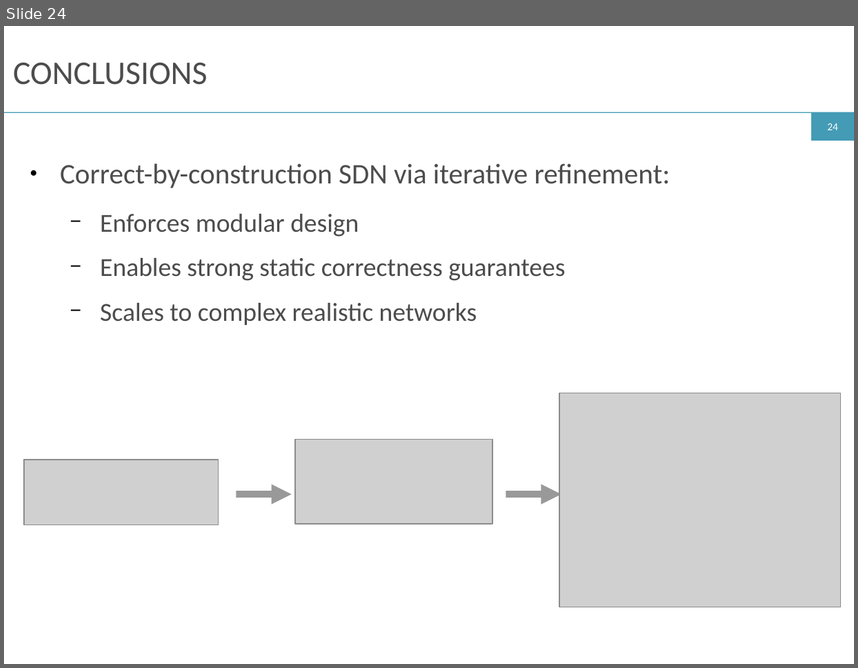
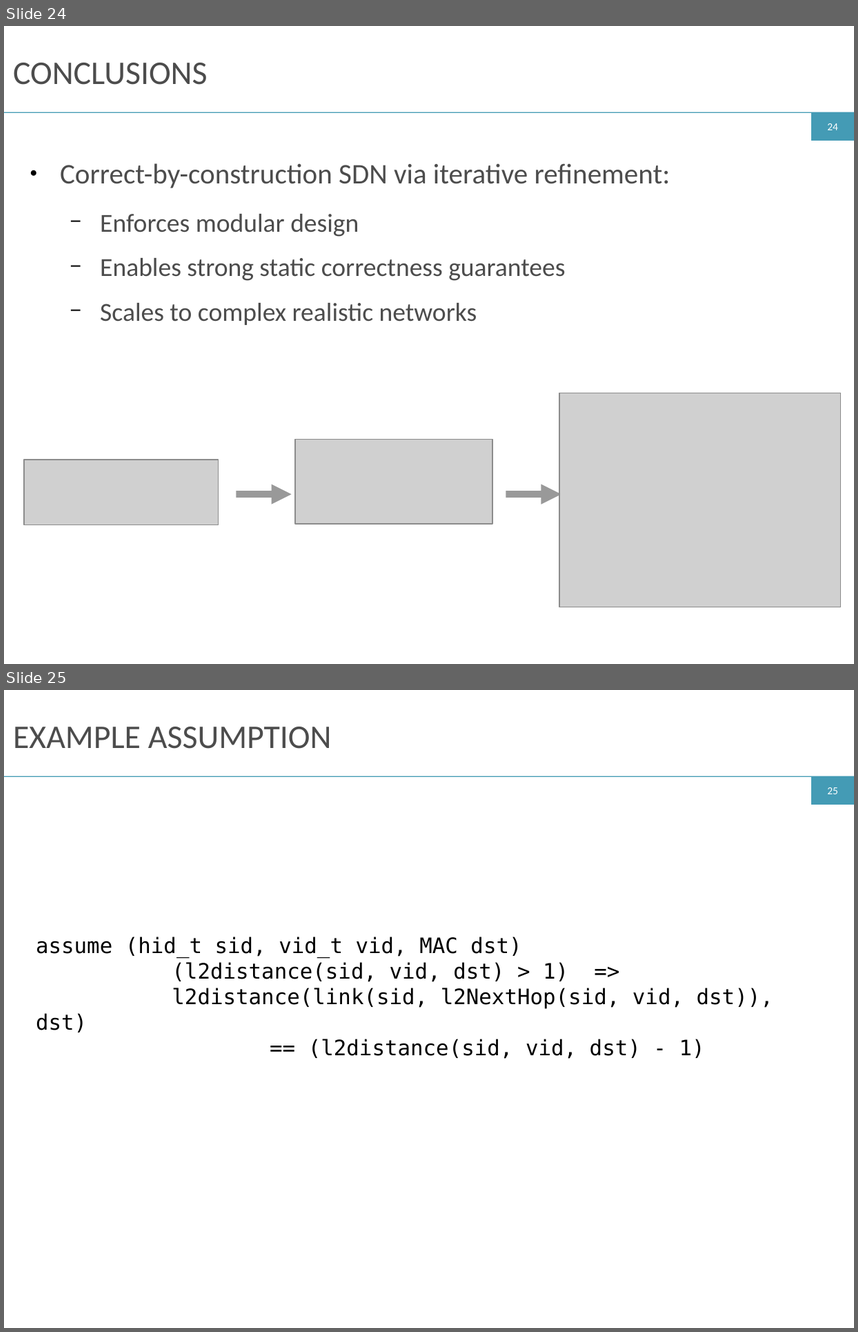
Before and after one commit to ryzhyk/cocoon, a slide deck: doc/netpl16/talk/cocoon.odp. Shown one above the other, each under a label of ours: slide 24 before the commit, slides 24 and 25 after it. The pictures are 858x668 and 858x1332 pixels, drawn with LibreOffice and Linux fonts; fonts in the diff are those of the drawing; grey boxes stand for pictures. Boxes give left, top, right and bottom in pixels: in the first picture for what was removed or moved away, otherwise in the second. Text is boxed around its words. In the diff, an @@ line names an element or a change of style, - is before the commit and + after.

```diff
--- a/doc/netpl16/talk/cocoon.odp
+++ b/doc/netpl16/talk/cocoon.odp
@@ slide 25 added at [4,690,854,1328], background #FFFFFF; not listed: 3 template elements that a slide beside it also shows @@
@@ title added at [13,727,332,749], 28 pt, text #4C4C4C @@
+EXAMPLE ASSUMPTION
@@ text added at [36,936,773,1058], 18 pt, text #000000 @@
+assume (hid_t sid, vid_t vid, MAC dst)
+(l2distance(sid, vid, dst) > 1) =>
+l2distance(link(sid, l2NextHop(sid, vid, dst)), dst)
+== (l2distance(sid, vid, dst) - 1)
```
Also in this commit, not shown: 1 slide changed, 1 other file.
